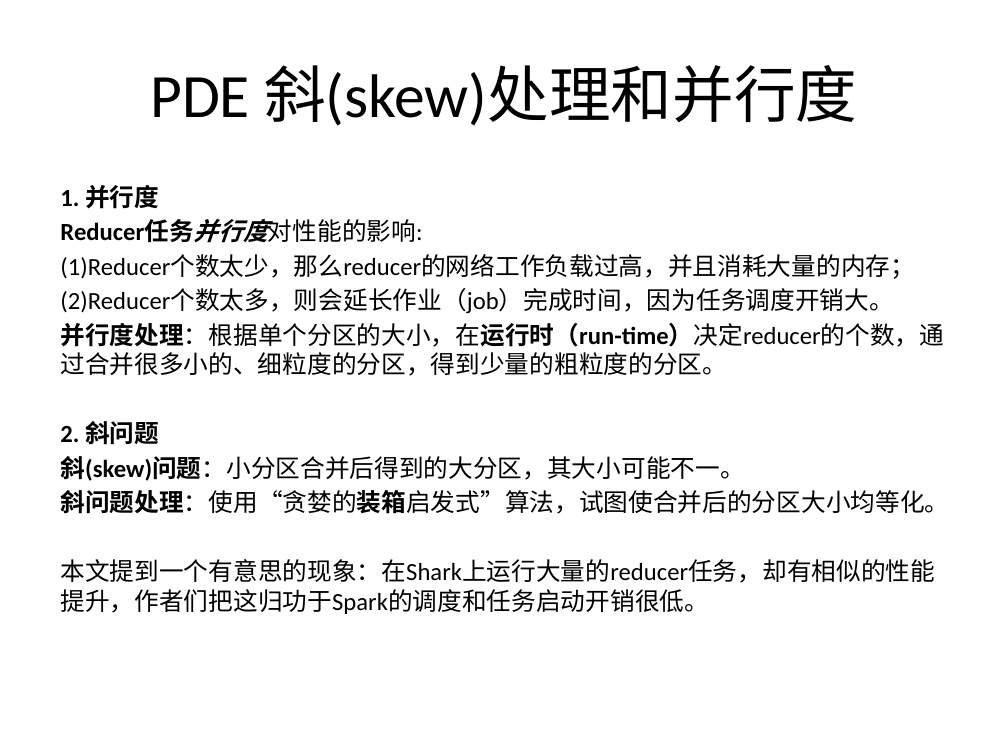
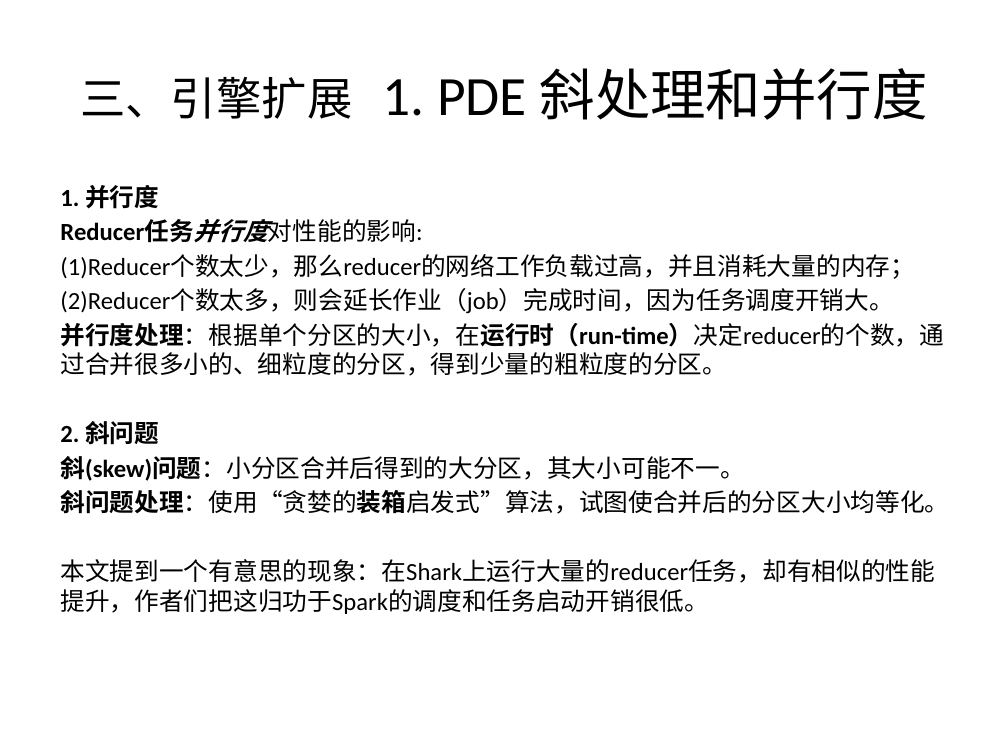
Before and after one commit to wuxingdexian/seminar, a slide deck: slide 32 of 整合.pptx. Drawn at 1008x756 pixels with LibreOffice and Linux fonts; fonts in the diff are those of the drawing. Boxes give left, top, right and bottom in pixels: in the first picture for what was removed or moved away, otherwise in the second. Text is boxed around its words. In the diff, an @@ line names an element or a change of style, - is before the commit and + after.

```diff
--- a/整合.pptx
+++ b/整合.pptx
@@ title at bbox=[80, 68, 928, 120]: text changed; size 44 to 39.6 pt @@
-PDE 斜(skew)处理和并行度
+三、引擎扩展 1. PDE 斜处理和并行度
```
Also in this commit, not shown: 38 other slides changed, 2 slides added, 1 slide removed.
